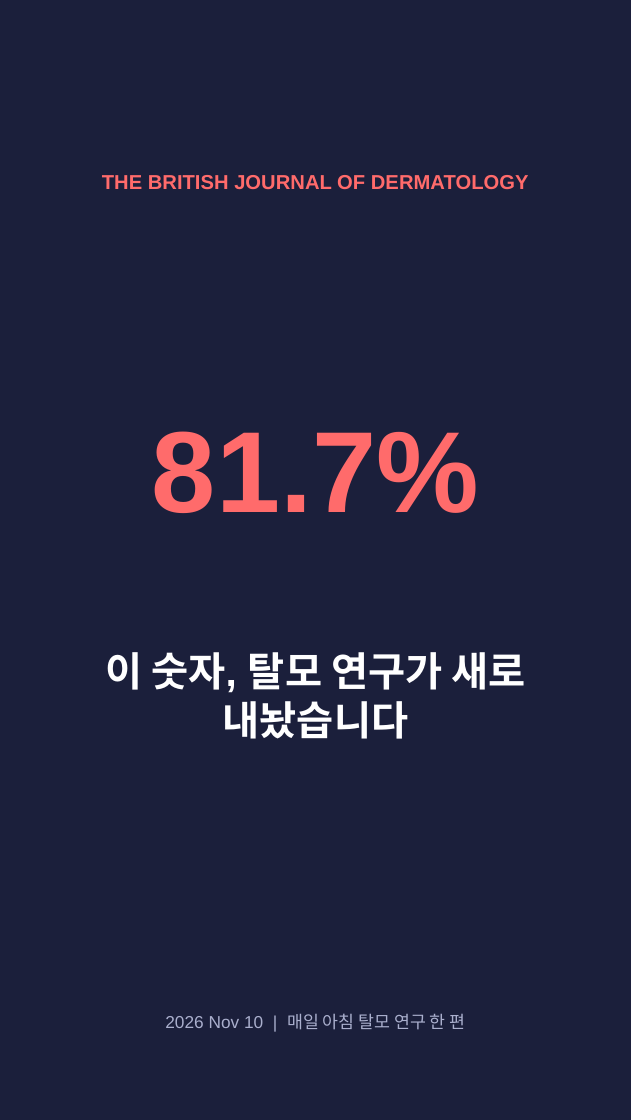
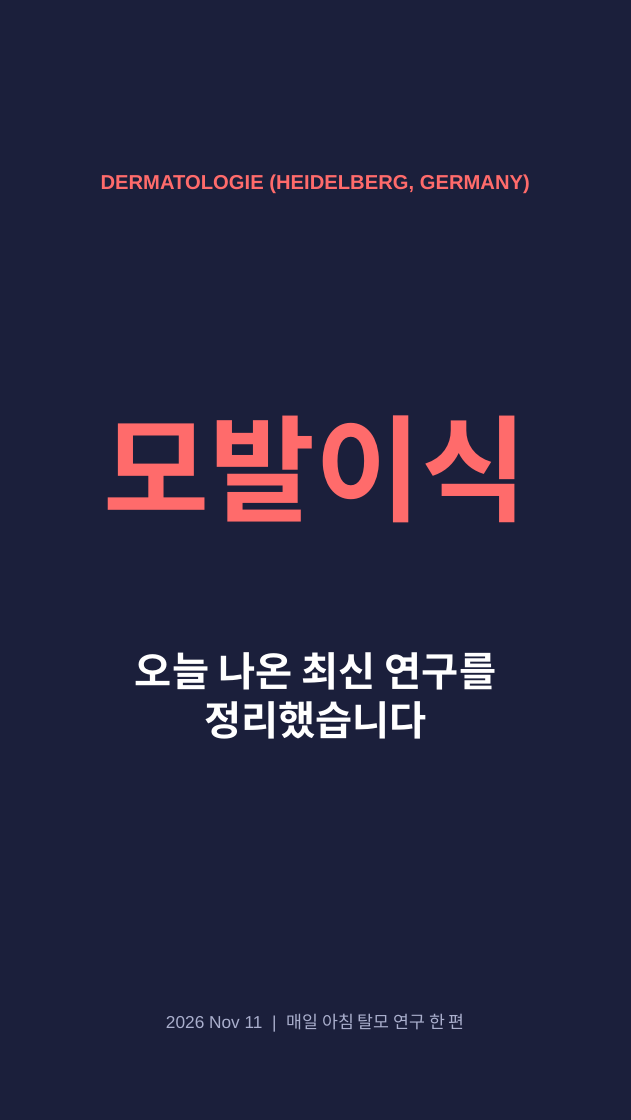
Before and after one commit to hyokang2010-BJ-ANTH/product-builder-test, a slide deck: slide 1 of pwa/data/latest/slides.pptx. Drawn at 631x1120 pixels with LibreOffice and Linux fonts; fonts in the diff are those of the drawing. Boxes give left, top, right and bottom in pixels: in the first picture for what was removed or moved away, otherwise in the second. Text is boxed around its words. In the diff, an @@ line names an element or a change of style, - is before the commit and + after.

```diff
--- a/pwa/data/latest/slides.pptx
+++ b/pwa/data/latest/slides.pptx
@@ text at bbox=[101, 174, 530, 194]: text changed @@
-THE BRITISH JOURNAL OF DERMATOLOGY
+DERMATOLOGIE (HEIDELBERG, GERMANY)
@@ text at bbox=[103, 415, 527, 523]: text changed @@
-81.7%
+모발이식
@@ text at bbox=[135, 652, 496, 739]: text changed @@
-이 숫자, 탈모 연구가 새로 내놨습니다
+오늘 나온 최신 연구를 정리했습니다
@@ text at bbox=[166, 1013, 465, 1030]: text changed @@
-2026 Nov 10 | 매일 아침 탈모 연구 한 편
+2026 Nov 11 | 매일 아침 탈모 연구 한 편
```
Also in this commit, not shown: 2 other slides changed, 4 slides added, 5 slides removed, 26 other files.
